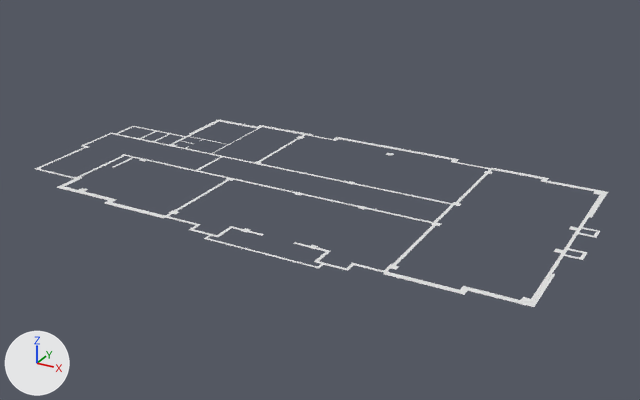
What one commit did to the Blender file Segundo_piso/SegundoPiso.blend.
Rendered twice from a 50 mm lens placed at (25.2, -42.7, 21.5), pointed at (0.9, 1.4, -0.5). The lights are fixed; the arrows at lower left show +X, +Y and +Z. Materials are left out; every surface is plain grey.

The older version as bpy lines, for what is in view:
```python
me_plane = bpy.data.meshes.new('Plane')
me_plane.from_pydata(...)  # 685 vertices, 248 faces, 2 loose edges; spans x -149.0..202.0, y -6.0..176.0, z 0.0
ob_plane = bpy.data.objects.new('Plane', me_plane)
ob_plane.location = (-2.84, -6.83, 0.0)
ob_plane.scale = (0.1, 0.1, 1.0)
```
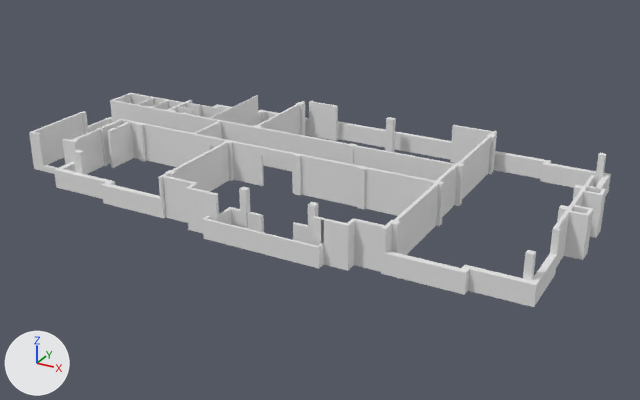
Changed parts and their boxes (x1, y1, x2, y2) in the pictures (640 x 400 px):
'Plane', reshaped (14% taller): before (35, 119, 608, 307); after (29, 93, 611, 307)
part 1 of me_plane, built on: before (212, 174, 294, 193); after (29, 93, 611, 307)

Diff of the bpy script that builds the scene:
```diff
--- a/Segundo_piso/SegundoPiso.blend.py
+++ b/Segundo_piso/SegundoPiso.blend.py
@@ me_plane @@
 # used by ob_plane; location = (-2.84, -6.83, 0.0); scale = (0.1, 0.1, 1.0)
-me_plane.from_pydata(...)  # 685 vertices, 248 faces, 2 loose edges; spans x -149.0..202.0, y -6.0..176.0, z 0.0
+me_plane.from_pydata(...)  # 1440 vertices, 1264 faces; spans x -149.0..202.0, y -6.0..176.0, z 0.0..3.0
+# me_plane part 1: 8 vertices moved from x -37.0..23.0, y 73.0..75.0, z 0.0 to x -37.0..23.0, y 73.0..75.0, z 2.0; 755 vertices added at x -149.0..202.0, y -6.0..176.0, z 0.0..3.0
```
